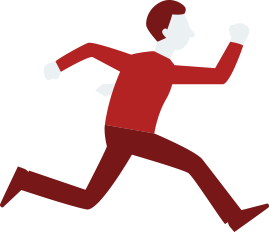
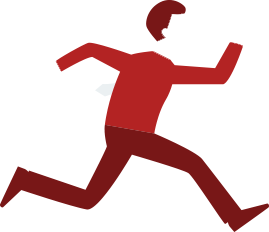
Layer changes from the first 269x232 image to the second:
added layer "레이어 1" above "레이어 0" over [43, 13, 250, 80]
